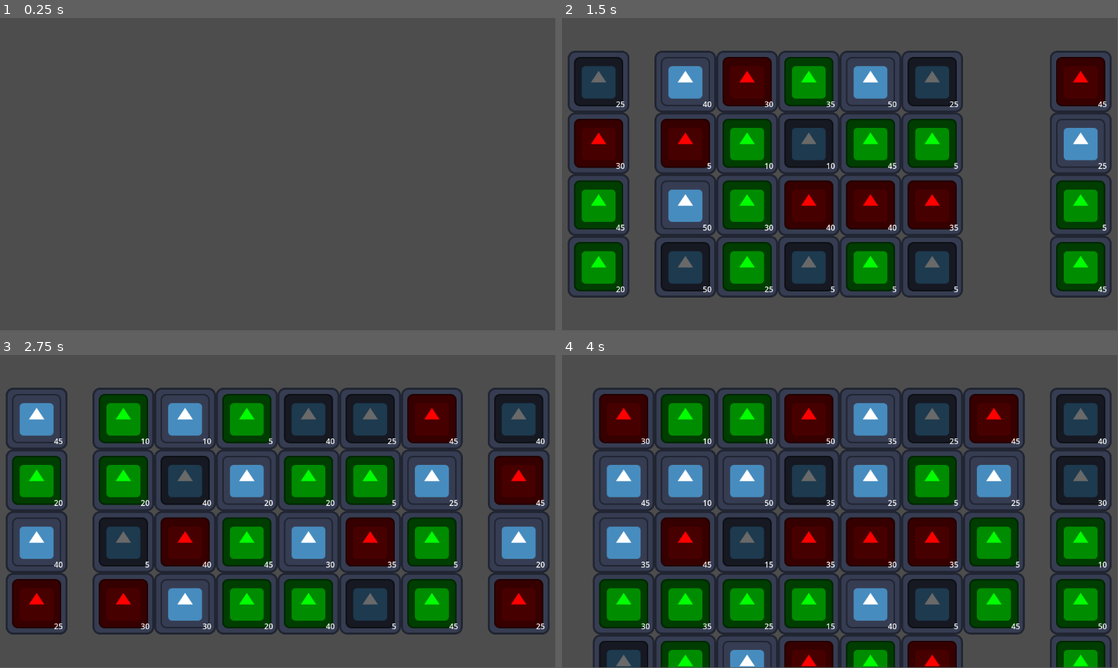
Above: before the commit, frames 1-4 (two rows, left to right).
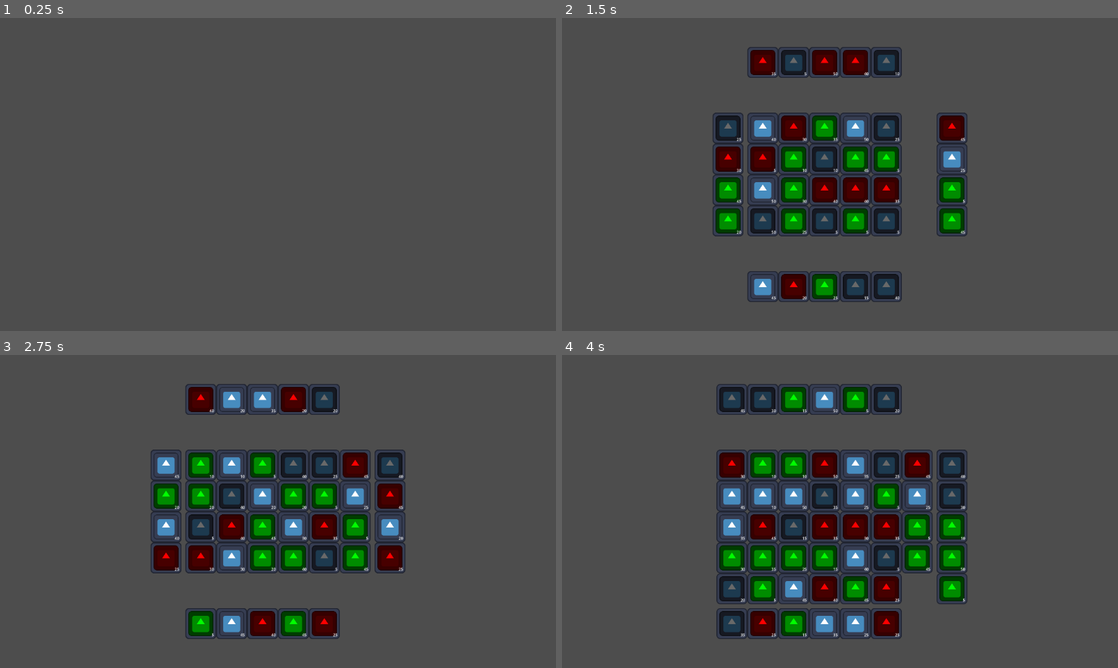
Above: after the commit, the same moments.

Repository: craigmjohnston/ld55
Game: Godot game, scene res://node_2d.tscn
The game is run twice, just before and just after one commit, with the same random seed, the same clock (stepped at 60 frames per second) and the same inputs. The engine's default icon, where the game draws it, is replaced by a stand-in: a white triangle on a blue panel in a dark square.
Inputs:
- Up to frame 1 (0.25 s): no input
- Up to frame 2 (1.5 s): tap Enter at 0.5 s; hold Right (right_upnext) 0.53-1.28 s; hold Space (new_tile) 0.53-1.28 s; hold Left (left_upnext) from 1.28 s (still down); tap Space (new_tile) at 1.35 s
- Up to frame 3 (2.75 s): tap Enter at 2 s; release Left (left_upnext) at 2.03 s; hold Right (right_upnext) from 2.03 s (still down); hold Space (new_tile) from 2.03 s (still down)
- Up to frame 4 (4 s): release Right (right_upnext) at 2.78 s; release Space (new_tile) at 2.78 s; hold Down (bottom_upnext) 2.78-3.53 s; tap Space (new_tile) at 2.85 s; tap Enter at 3.5 s; hold Left (left_upnext) from 3.53 s (still down); hold Space (new_tile) from 3.53 s (still down)
In our replay, the window is 799x449 before the commit and 800x450 after it. These sizes can differ from the game's own. Grey fills any space a smaller window leaves; there, only what the larger window draws over its background counts as a difference.

The runs differ from the first frame. In frame 1, only the window size differs. In frame 2, 46% of the frame differs, in the area x 1-99%, y 9-91%; in frame 3, 51%; in frame 4, 58%, in the area x 5-99%, y 9-100%.
Error before the commit: Out of bounds get index '0' (on base: 'Array') (res://Board.gd:111)
Error after the commit: Out of bounds get index '0' (on base: 'Array') (res://Board.gd:114)

Commit message:
Roughly rescale everything to fit the screen
Closes LD55-17

Diff:
--- a/Board.gd
+++ b/Board.gd
@@ -64,8 +64,11 @@
 
 	init = true
 
+	position += tile_size / 2
+
 func new_tile(stats: TileStats, x: int, y: int):
 	var i = tile_scn.instantiate()
+	i.set_size(tile_size)
 	i.position = Vector2(x * tile_size.x, y * tile_size.y)
 	i.set_stats(stats.suit, stats.value)
 	add_child(i)
--- a/Game Manager.gd
+++ b/Game Manager.gd
@@ -50,9 +50,13 @@
 	board.set_tiles(tiles)
 
 	upnext_left.max_dimensions = Vector2i(1, board.max_dimensions.y)
+	upnext_left.tile_size = board.tile_size
 	upnext_right.max_dimensions = Vector2i(1, board.max_dimensions.y)
+	upnext_right.tile_size = board.tile_size
 	upnext_top.max_dimensions = Vector2i(board.max_dimensions.x, 1)
+	upnext_top.tile_size = board.tile_size
 	upnext_bottom.max_dimensions = Vector2i(board.max_dimensions.x, 1)
+	upnext_bottom.tile_size = board.tile_size
 
 	start_turn()
 
--- a/Tile.gd
+++ b/Tile.gd
@@ -1,4 +1,4 @@
-extends Node
+extends Node2D
 
 class_name Tile
 
@@ -9,8 +9,13 @@
 @export var suit: TileStats.SUIT
 @export var value: int
 
+var desired_size: Vector2
+
 func _ready():
 	update_visual()
+
+func set_size(desired_size: Vector2):
+	self.desired_size = desired_size
 
 func set_stats(suit: TileStats.SUIT, value: int):
 	self.suit = suit
@@ -27,3 +32,7 @@
 			icon.modulate = Color.GREEN
 		TileStats.SUIT.SPADE:
 			icon.modulate = Color.DIM_GRAY
+
+	var sprite_size = background.texture.get_width()
+	var ratio = desired_size.x / sprite_size
+	scale = Vector2(ratio, ratio)
--- a/node_2d.tscn
+++ b/node_2d.tscn
@@ -14,35 +14,35 @@
 max_turns = 4
 
 [node name="Board" type="Node2D" parent="Game Manager"]
-position = Vector2(64, 64)
+position = Vector2(2.08165e-12, 2.08165e-12)
 script = ExtResource("3_7wchs")
 tile_scn = ExtResource("1_msytn")
 max_dimensions = Vector2i(8, 8)
-tile_size = Vector2(128, 128)
+tile_size = Vector2(64, 64)
 
 [node name="UpNextLeft" type="Node2D" parent="Game Manager"]
-position = Vector2(-500, 64)
+position = Vector2(-264, 2.08165e-12)
 script = ExtResource("3_7wchs")
 tile_scn = ExtResource("1_msytn")
 max_dimensions = Vector2i(1, 10)
 tile_size = Vector2(128, 128)
 
 [node name="UpNextRight" type="Node2D" parent="Game Manager"]
-position = Vector2(500, 64)
+position = Vector2(200, 2.08165e-12)
 script = ExtResource("3_7wchs")
 tile_scn = ExtResource("1_msytn")
 max_dimensions = Vector2i(1, 10)
 tile_size = Vector2(128, 128)
 
 [node name="UpNextTop" type="Node2D" parent="Game Manager"]
-position = Vector2(64, -500)
+position = Vector2(2.08165e-12, -264)
 script = ExtResource("3_7wchs")
 tile_scn = ExtResource("1_msytn")
 max_dimensions = Vector2i(10, 1)
 tile_size = Vector2(128, 128)
 
 [node name="UpNextBottom" type="Node2D" parent="Game Manager"]
-position = Vector2(64, 500)
+position = Vector2(2.08165e-12, 200)
 script = ExtResource("3_7wchs")
 tile_scn = ExtResource("1_msytn")
 max_dimensions = Vector2i(10, 1)
--- a/project.godot
+++ b/project.godot
@@ -14,6 +14,10 @@
 run/main_scene="res://node_2d.tscn"
 config/features=PackedStringArray("4.2", "GL Compatibility")
 config/icon="res://icon.svg"
+
+[display]
+
+window/stretch/mode="viewport"
 
 [input]
 
